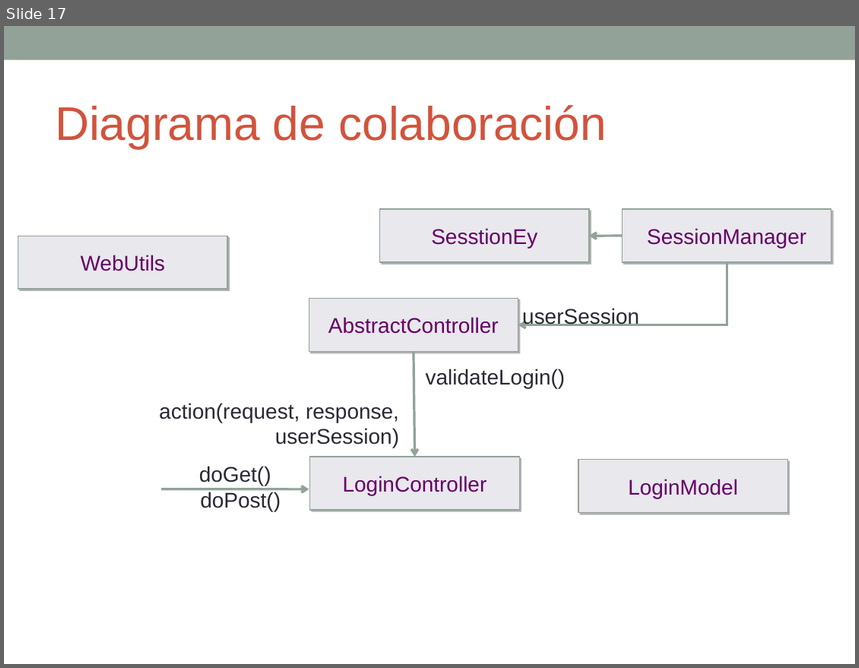
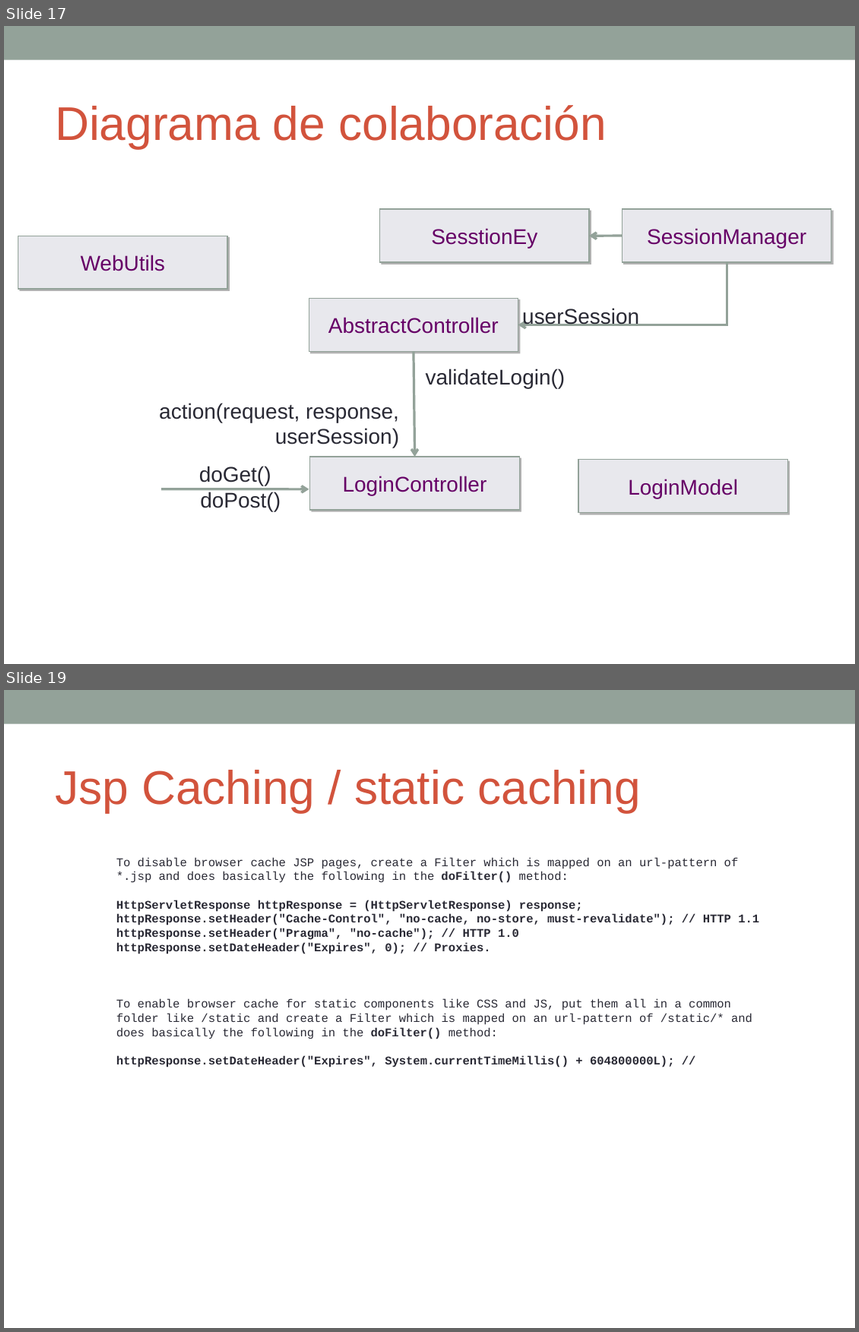
Before and after one commit to mateogo/isfotobuk, a slide deck: doc/TP ISIS 2011 v02.ppt. Shown one above the other, each under a label of ours: slide 17 before the commit, slides 17 and 19 after it; the slides between them are not shown. The pictures are 859x668 and 859x1332 pixels, drawn with LibreOffice and Linux fonts; fonts in the diff are those of the drawing. Boxes give left, top, right and bottom in pixels: in the first picture for what was removed or moved away, otherwise in the second. Text is boxed around its words. In the diff, an @@ line names an element or a change of style, - is before the commit and + after.

```diff
--- a/doc/TP ISIS 2011 v02.ppt
+++ b/doc/TP ISIS 2011 v02.ppt
@@ slide 19 added at [4,690,855,1328], background #FFFFFF; not listed: 1 template element that a slide beside it also shows @@
@@ title added at [55,770,640,813], 40 pt, text #D2533C @@
+Jsp Caching / static caching
@@ text added at [116,857,759,1068], 10 pt, text #292934, bold @@
+To disable browser cache JSP pages, create a Filter which is mapped on an url-pattern of *.jsp and does basically the following in the doFilter() method:
+HttpServletResponse httpResponse = (HttpServletResponse) response;
+httpResponse.setHeader("Cache-Control", "no-cache, no-store, must-revalidate"); // HTTP 1.1
+httpResponse.setHeader("Pragma", "no-cache"); // HTTP 1.0
+httpResponse.setDateHeader("Expires", 0); // Proxies.
+To enable browser cache for static components like CSS and JS, put them all in a common folder like /static and create a Filter which is mapped on an url-pattern of /static/* and does basically the following in the doFilter() method:
+httpResponse.setDateHeader("Expires", System.currentTimeMillis() + 604800000L); //
```
Also in this commit, not shown: 3 other slides added, 17 other files.
